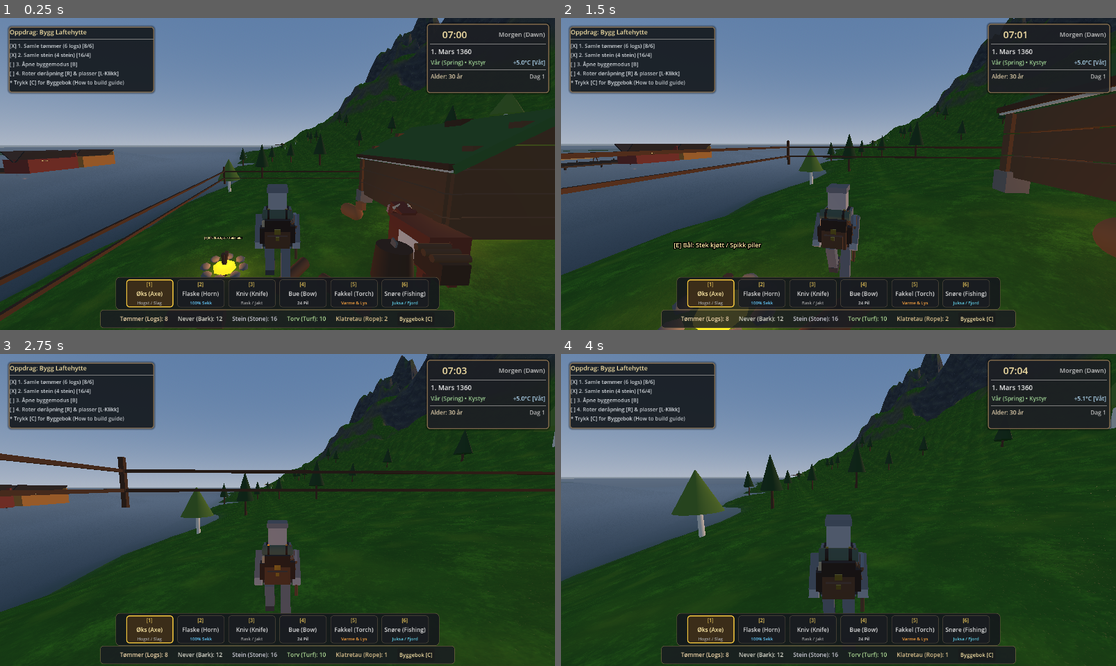
Above: before the commit, frames 1-4 (two rows, left to right).
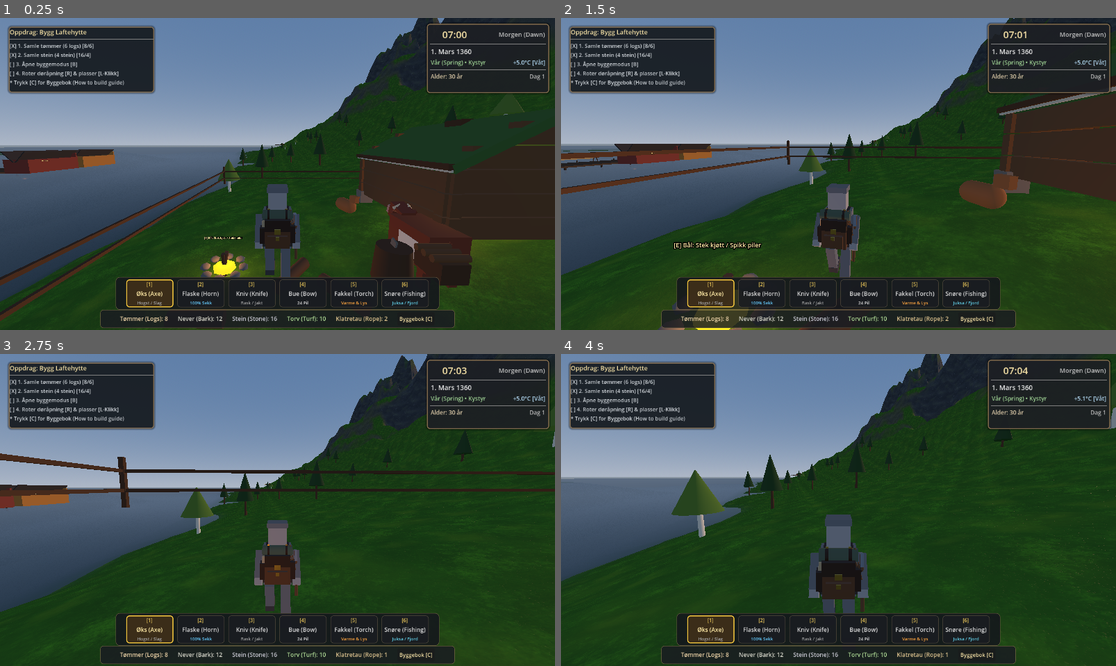
Above: after the commit, the same moments.

Repository: erlfas/medieval-bergen
Game: Godot game, scene res://scenes/main.tscn
Same seed, same stepped clock (60 frames per second), same inputs: the game is played once before the commit and once after it.
Inputs (mouse positions are in pixels of both pictures, inside the frame that each line leads up to):
- Up to frame 1 (0.25 s): no input
- Up to frame 2 (1.5 s): tap Enter at 0.5 s; move the mouse to (866, 174) at 0.52 s; hold Tab (cycle_piece_next) 0.53-1.28 s; hold W (move_forward) from 0.53 s (still down); click (866, 174) at 0.67 s; tap Space (jump) at 0.77, 1.07 s; move the mouse to (810, 174) at 1.27 s; tap Q (cycle_piece_prev) at 1.35 s
- Up to frame 3 (2.75 s): keep holding W (move_forward); tap Space (jump) at 1.52, 1.82 s; move the mouse to (288, 503) at 2.02 s; hold T (deploy_rope) from 2.03 s (still down)
- Up to frame 4 (4 s): keep holding W (move_forward); move the mouse to (832, 516) at 2.77 s; release T (deploy_rope) at 2.78 s; tap H (eat_food) at 2.85 s; click (832, 516) at 2.92 s; tap Space (jump) at 3.02, 3.32, 3.77 s; move the mouse to (877, 513) at 3.52 s; hold E (interact) from 3.53 s (still down)

The runs differ from the first frame. In frame 1, 0.2% of the frame differs, in the area x 60-67%, y 56-65%; in frame 2, 1.2%, in the area x 56-100%, y 36-77%; in frame 3, less than 0.1%; in frame 4, less than 0.1%.

Commit message:
feat: implement dynamic predator pack tactics, herd flocking, and livestock storm sheltering

Diff:
--- a/scripts/architecture/farmstead_generator.gd
+++ b/scripts/architecture/farmstead_generator.gd
@@ -71,6 +71,7 @@
 	var stabbur := _assemble_stabbur(4.0, 4.5, mat_wood, mat_wood_dark, mat_stone, mat_sod)
 	stabbur.name = "TimberStorehouse_Stabbur"
 	stabbur.position = stabbur_offset
+	stabbur.add_to_group("shelter")
 	farm_root.add_child(stabbur)
 
 	var stabbur_world_pos := origin + stabbur_offset
@@ -113,6 +114,7 @@
 	var hay_area := _assemble_hay_rack(mat_wood_dark)
 	hay_area.name = "HayStorageRack"
 	hay_area.position = hay_offset
+	hay_area.add_to_group("shelter")
 	farm_root.add_child(hay_area)
 
 	var hay_world_pos := origin + hay_offset
--- a/scripts/fauna/cow_ai.gd
+++ b/scripts/fauna/cow_ai.gd
@@ -7,7 +7,7 @@
 ## - Can be milked by the settler with [E] for fresh milk (restores hunger & thirst).
 ## - Can be harvested for hearty beef and thick cattle hide / leather.
 
-enum State { GRAZING, CHEWING_CUD, WANDERING, ALERT, DEAD }
+enum State { GRAZING, CHEWING_CUD, WANDERING, ALERT, SHELTERING, DEAD }
 
 @export var current_state: State = State.GRAZING
 @export var walk_speed: float = 1.4
@@ -18,6 +18,9 @@
 @export var pasture_radius: float = 20.0
 
 var wander_target: Vector3 = Vector3.ZERO
+var shelter_target: Vector3 = Vector3.ZERO
+var season_manager: SeasonManager
+var weather_check_timer: float = 0.0
 var state_timer: float = 0.0
 var milk_cooldown: float = 0.0
 var gravity: float = ProjectSettings.get_setting("physics/3d/default_gravity")
@@ -34,6 +37,7 @@
 		home_position = global_position
 	_pick_wander_target()
 	state_timer = randf_range(4.0, 10.0)
+	weather_check_timer = randf_range(0.5, 2.0)
 	if get_node_or_null("VisualModel") == null:
 		_build_cow_mesh()
 
@@ -47,6 +51,11 @@
 
 	milk_cooldown = maxf(0.0, milk_cooldown - delta)
 	state_timer -= delta
+	weather_check_timer -= delta
+
+	if weather_check_timer <= 0.0:
+		weather_check_timer = 2.0
+		_check_weather_and_shelter()
 
 	match current_state:
 		State.GRAZING:
@@ -102,10 +111,62 @@
 				current_state = State.GRAZING
 				state_timer = 5.0
 
+		State.SHELTERING:
+			var dir := (shelter_target - global_position)
+			dir.y = 0.0
+			var dist := dir.length()
+			if dist > 1.8:
+				dir = dir.normalized()
+				velocity.x = dir.x * (walk_speed * 1.15)
+				velocity.z = dir.z * (walk_speed * 1.15)
+				if Vector2(dir.x, dir.z).length() > 0.1:
+					var target_rot := atan2(-dir.x, -dir.z)
+					rotation.y = lerp_angle(rotation.y, target_rot, delta * 3.5)
+			else:
+				velocity.x = move_toward(velocity.x, 0.0, 1.5)
+				velocity.z = move_toward(velocity.z, 0.0, 1.5)
+
+			# Huddle posture: head tucked slightly down, gentle breathing motion
+			if head_pivot:
+				var huddle_nod := sin(Time.get_ticks_msec() * 0.002) * deg_to_rad(4.0)
+				head_pivot.rotation.x = deg_to_rad(15.0) + huddle_nod
+
 	# Animate legs when walking
 	_animate_limbs(delta)
 
 	move_and_slide()
+
+func _check_weather_and_shelter() -> void:
+	if current_state == State.DEAD:
+		return
+	if season_manager == null and get_tree():
+		season_manager = get_tree().get_first_node_in_group("season_manager") as SeasonManager
+
+	var is_stormy := false
+	if season_manager:
+		is_stormy = season_manager.is_precipitating or season_manager.is_raining or season_manager.is_snowing or (season_manager.current_weather in [SeasonManager.WeatherState.HEAVY_RAIN, SeasonManager.WeatherState.SNOW])
+
+	if is_stormy:
+		if current_state != State.SHELTERING and current_state != State.ALERT:
+			_find_nearest_shelter()
+			current_state = State.SHELTERING
+	elif current_state == State.SHELTERING:
+		current_state = State.GRAZING
+		state_timer = randf_range(4.0, 8.0)
+
+func _find_nearest_shelter() -> void:
+	var shelters := get_tree().get_nodes_in_group("shelter")
+	var best_dist := 60.0
+	var chosen_pos := home_position
+
+	for s in shelters:
+		if s is Node3D and is_instance_valid(s):
+			var d := global_position.distance_to(s.global_position)
+			if d < best_dist:
+				best_dist = d
+				chosen_pos = s.global_position + Vector3(0, 0, 1.8)
+
+	shelter_target = chosen_pos
 
 func _animate_limbs(delta: float) -> void:
 	var horiz_vel := Vector2(velocity.x, velocity.z).length()
--- a/scripts/fauna/deer_ai.gd
+++ b/scripts/fauna/deer_ai.gd
@@ -19,11 +19,21 @@
 var player_target: CharacterBody3D
 var wander_target: Vector3 = Vector3.ZERO
 var state_timer: float = 0.0
+var alert_cooldown: float = 0.0
+var threat_position: Vector3 = Vector3.ZERO
 var gravity: float = ProjectSettings.get_setting("physics/3d/default_gravity")
 
 func _ready() -> void:
+	add_to_group("deer")
+	add_to_group("fauna")
 	_pick_wander_target()
 	player_target = get_tree().get_first_node_in_group("settler") as CharacterBody3D
+
+func receive_herd_alarm(alarm_origin: Vector3) -> void:
+	if current_state != State.DEAD:
+		threat_position = alarm_origin
+		current_state = State.FLEEING
+		state_timer = randf_range(4.0, 7.0)
 
 func _physics_process(delta: float) -> void:
 	if not is_on_floor():
@@ -32,10 +42,14 @@
 	if current_state == State.DEAD:
 		return
 
+	alert_cooldown -= delta
+
 	if player_target:
 		var dist := global_position.distance_to(player_target.global_position)
 		if dist < detection_radius and current_state != State.FLEEING:
+			threat_position = player_target.global_position
 			current_state = State.FLEEING
+			_broadcast_herd_alarm()
 
 	state_timer -= delta
 	match current_state:
@@ -58,16 +72,53 @@
 				state_timer = randf_range(4.0, 8.0)
 
 		State.FLEEING:
-			if player_target:
-				var flee_dir := (global_position - player_target.global_position).normalized()
-				velocity.x = flee_dir.x * run_speed
-				velocity.z = flee_dir.z * run_speed
-				if Vector2(flee_dir.x, flee_dir.z).length() > 0.1:
-					rotation.y = atan2(-flee_dir.x, -flee_dir.z)
+			_broadcast_herd_alarm()
 
-				if global_position.distance_to(player_target.global_position) > detection_radius * 1.8:
-					current_state = State.GRAZING
-					state_timer = 5.0
+			var threat := player_target.global_position if player_target else threat_position
+			var flee_dir := (global_position - threat).normalized()
+			flee_dir.y = 0.0
+
+			# Flocking: Cohesion & Separation from nearby herd deer
+			var align_sum := Vector3.ZERO
+			var sep_sum := Vector3.ZERO
+			var neighbors := 0
+
+			for d in get_tree().get_nodes_in_group("deer"):
+				if d != self and is_instance_valid(d) and d is CharacterBody3D and d.get("current_state") != State.DEAD:
+					var dist_d := global_position.distance_to(d.global_position)
+					if dist_d < 18.0:
+						var vel_norm: Vector3 = (d as CharacterBody3D).velocity.normalized()
+						if vel_norm.length_squared() > 0.01:
+							align_sum += vel_norm
+							neighbors += 1
+					if dist_d < 3.2 and dist_d > 0.05:
+						sep_sum += (global_position - d.global_position).normalized() * (3.2 - dist_d)
+
+			var flock_dir := flee_dir * 0.65
+			if neighbors > 0:
+				flock_dir += (align_sum / float(neighbors)).normalized() * 0.25
+			if sep_sum.length_squared() > 0.01:
+				flock_dir += sep_sum.normalized() * 0.15
+
+			flock_dir = flock_dir.normalized()
+			velocity.x = flock_dir.x * run_speed
+			velocity.z = flock_dir.z * run_speed
+
+			if Vector2(flock_dir.x, flock_dir.z).length() > 0.1:
+				rotation.y = atan2(-flock_dir.x, -flock_dir.z)
+
+			if player_target and global_position.distance_to(player_target.global_position) > detection_radius * 1.8:
+				current_state = State.GRAZING
+				state_timer = 5.0
+
+func _broadcast_herd_alarm() -> void:
+	if alert_cooldown > 0.0:
+		return
+	alert_cooldown = 3.5
+	for d in get_tree().get_nodes_in_group("deer"):
+		if d != self and is_instance_valid(d) and d.has_method("receive_herd_alarm"):
+			if global_position.distance_to(d.global_position) < 28.0:
+				d.receive_herd_alarm(global_position)
 
 	move_and_slide()
 
--- a/scripts/fauna/sheep_ai.gd
+++ b/scripts/fauna/sheep_ai.gd
@@ -7,7 +7,7 @@
 ## - Can be sheared with [E] for raw wool (used for warm clothing and tunics).
 ## - Can be hunted for raw mutton and sheepskin.
 
-enum State { GRAZING, RESTING, WANDERING, FLEEING, DEAD }
+enum State { GRAZING, RESTING, WANDERING, FLEEING, SHELTERING, DEAD }
 
 @export var current_state: State = State.GRAZING
 @export var walk_speed: float = 2.0
@@ -20,6 +20,9 @@
 @export var fleece_color: Color = Color(0.88, 0.86, 0.82) # Natural undyed sheep wool
 
 var wander_target: Vector3 = Vector3.ZERO
+var shelter_target: Vector3 = Vector3.ZERO
+var season_manager: SeasonManager
+var weather_check_timer: float = 0.0
 var state_timer: float = 0.0
 var shear_cooldown: float = 0.0
 var has_wool: bool = true
@@ -40,6 +43,7 @@
 		player_target = get_tree().get_first_node_in_group("settler") as Node3D
 	_pick_wander_target()
 	state_timer = randf_range(3.0, 8.0)
+	weather_check_timer = randf_range(0.5, 2.0)
 	if get_node_or_null("VisualModel") == null:
 		_build_sheep_mesh()
 
@@ -58,6 +62,11 @@
 			fleece_mesh.visible = true
 
 	state_timer -= delta
+	weather_check_timer -= delta
+
+	if weather_check_timer <= 0.0:
+		weather_check_timer = 2.0
+		_check_weather_and_shelter()
 
 	# Check for approaching threats (wolf or sprinting settler)
 	if player_target:
@@ -129,11 +138,68 @@
 			if head_pivot:
 				head_pivot.rotation.x = lerpf(head_pivot.rotation.x, deg_to_rad(-10.0), delta * 8.0)
 			if state_timer <= 0.0:
-				current_state = State.GRAZING
+				if _is_weather_stormy():
+					current_state = State.SHELTERING
+					_find_nearest_shelter()
+				else:
+					current_state = State.GRAZING
 				state_timer = 5.0
+
+		State.SHELTERING:
+			var dir := (shelter_target - global_position)
+			dir.y = 0.0
+			var dist := dir.length()
+			if dist > 1.4:
+				dir = dir.normalized()
+				velocity.x = dir.x * (walk_speed * 1.2)
+				velocity.z = dir.z * (walk_speed * 1.2)
+				if Vector2(dir.x, dir.z).length() > 0.1:
+					var target_rot := atan2(-dir.x, -dir.z)
+					rotation.y = lerp_angle(rotation.y, target_rot, delta * 4.0)
+			else:
+				velocity.x = move_toward(velocity.x, 0.0, 1.5)
+				velocity.z = move_toward(velocity.z, 0.0, 1.5)
+
+			# Huddled resting under eave / rack
+			if head_pivot:
+				var huddle := sin(Time.get_ticks_msec() * 0.003) * deg_to_rad(3.0)
+				head_pivot.rotation.x = deg_to_rad(8.0) + huddle
 
 	_animate_limbs(delta)
 	move_and_slide()
+
+func _is_weather_stormy() -> bool:
+	if season_manager == null and get_tree():
+		season_manager = get_tree().get_first_node_in_group("season_manager") as SeasonManager
+	if season_manager:
+		return season_manager.is_precipitating or season_manager.is_raining or season_manager.is_snowing or (season_manager.current_weather in [SeasonManager.WeatherState.HEAVY_RAIN, SeasonManager.WeatherState.SNOW])
+	return false
+
+func _check_weather_and_shelter() -> void:
+	if current_state == State.DEAD or current_state == State.FLEEING:
+		return
+
+	if _is_weather_stormy():
+		if current_state != State.SHELTERING:
+			_find_nearest_shelter()
+			current_state = State.SHELTERING
+	elif current_state == State.SHELTERING:
+		current_state = State.GRAZING
+		state_timer = randf_range(3.0, 7.0)
+
+func _find_nearest_shelter() -> void:
+	var shelters := get_tree().get_nodes_in_group("shelter")
+	var best_dist := 65.0
+	var chosen_pos := home_position
+
+	for s in shelters:
+		if s is Node3D and is_instance_valid(s):
+			var d := global_position.distance_to(s.global_position)
+			if d < best_dist:
+				best_dist = d
+				chosen_pos = s.global_position + Vector3(0.5, 0, 1.2)
+
+	shelter_target = chosen_pos
 
 func _animate_limbs(delta: float) -> void:
 	var horiz_vel := Vector2(velocity.x, velocity.z).length()
--- a/scripts/fauna/wolf_ai.gd
+++ b/scripts/fauna/wolf_ai.gd
@@ -21,6 +21,13 @@
 @export var min_mountain_altitude: float = 80.0
 @export var mountain_home: Vector3 = Vector3(320.0, 110.0, 200.0)
 
+enum PackRole { ALPHA_LEAD, FLANK_LEFT, FLANK_RIGHT, REAR_AMBUSH }
+
+var pack_role: int = PackRole.ALPHA_LEAD
+var pack_cooldown: float = 0.0
+var howl_cooldown: float = 0.0
+var pack_size: int = 1
+
 var player_target: CharacterBody3D
 var fire_source_position: Vector3 = Vector3.ZERO
 var has_fire_threat: bool = false
@@ -85,6 +92,12 @@
 
 	attack_cooldown = maxf(0.0, attack_cooldown - delta)
 	patrol_timer -= delta
+	pack_cooldown -= delta
+	howl_cooldown -= delta
+
+	if pack_cooldown <= 0.0:
+		pack_cooldown = 1.4
+		_update_pack_coordination()
 
 	# Check for fire sources (settler holding torch or nearby hearth)
 	_scan_for_fire()
@@ -177,6 +190,30 @@
 					wander_target = hare.global_position
 					break
 
+func _update_pack_coordination() -> void:
+	var nearby_wolves: Array[Node] = []
+	for w in get_tree().get_nodes_in_group("wolf"):
+		if is_instance_valid(w) and w is WolfAI and w.current_state != State.DEAD:
+			if global_position.distance_to(w.global_position) < 35.0:
+				nearby_wolves.append(w)
+
+	pack_size = nearby_wolves.size()
+	nearby_wolves.sort_custom(func(a: Node, b: Node) -> bool: return a.get_instance_id() < b.get_instance_id())
+	var my_idx := nearby_wolves.find(self)
+	if my_idx >= 0:
+		pack_role = my_idx % 4
+
+func alert_pack(threat_pos: Vector3) -> void:
+	if howl_cooldown > 0.0:
+		return
+	howl_cooldown = 8.0
+	for w in get_tree().get_nodes_in_group("wolf"):
+		if w != self and is_instance_valid(w) and w is WolfAI and w.current_state != State.DEAD:
+			if global_position.distance_to(w.global_position) < 45.0:
+				if w.current_state == State.PATROL:
+					w.current_state = State.STALK
+					w.wander_target = threat_pos
+
 func _process_stalk(delta: float) -> void:
 	if not player_target:
 		current_state = State.PATROL
@@ -186,11 +223,20 @@
 		current_state = State.FLEE_FIRE
 		return
 
+	# Solo injured wolf retreat
+	if pack_size <= 1 and health < 20.0:
+		current_state = State.PATROL
+		_retreat_to_mountain(delta)
+		return
+
 	# Disengage stalk if player flees down to the lowlands
 	if player_target.global_position.y < min_mountain_altitude - 8.0:
 		current_state = State.PATROL
 		_pick_mountain_patrol_target()
 		return
+
+	# Howl / alert nearby pack members to converge
+	alert_pack(player_target.global_position)
 
 	var dist := global_position.distance_to(player_target.global_position)
 	if dist <= attack_radius:
@@ -198,12 +244,34 @@
 	elif dist > detection_radius * 1.5:
 		current_state = State.PATROL
 	else:
-		# Move towards settler
-		var dir := (player_target.global_position - global_position).normalized()
-		velocity.x = dir.x * chase_speed
-		velocity.z = dir.z * chase_speed
-		if dir.length() > 0.1:
-			var target_rot := atan2(-dir.x, -dir.z)
+		# Calculate pack flanking vector
+		var to_target := (player_target.global_position - global_position).normalized()
+		var flank_dir := to_target
+		match pack_role:
+			PackRole.FLANK_LEFT:
+				flank_dir = to_target.rotated(Vector3.UP, deg_to_rad(45.0)).normalized()
+			PackRole.FLANK_RIGHT:
+				flank_dir = to_target.rotated(Vector3.UP, deg_to_rad(-45.0)).normalized()
+			PackRole.REAR_AMBUSH:
+				flank_dir = to_target.rotated(Vector3.UP, deg_to_rad(85.0)).normalized()
+			_:
+				flank_dir = to_target
+
+		# Anti-crowding separation from packmates
+		var sep := Vector3.ZERO
+		for w in get_tree().get_nodes_in_group("wolf"):
+			if w != self and is_instance_valid(w) and w is Node3D:
+				var d_w := global_position.distance_to(w.global_position)
+				if d_w < 2.8 and d_w > 0.05:
+					sep += (global_position - w.global_position).normalized() * (2.8 - d_w)
+
+		if sep.length_squared() > 0.01:
+			flank_dir = (flank_dir + sep * 0.45).normalized()
+
+		velocity.x = flank_dir.x * chase_speed
+		velocity.z = flank_dir.z * chase_speed
+		if Vector2(flank_dir.x, flank_dir.z).length() > 0.1:
+			var target_rot := atan2(-flank_dir.x, -flank_dir.z)
 			rotation.y = lerp_angle(rotation.y, target_rot, delta * 5.0)
 
 func _process_attack(_delta: float) -> void:
Not shown, changed: web/public/index.pck
